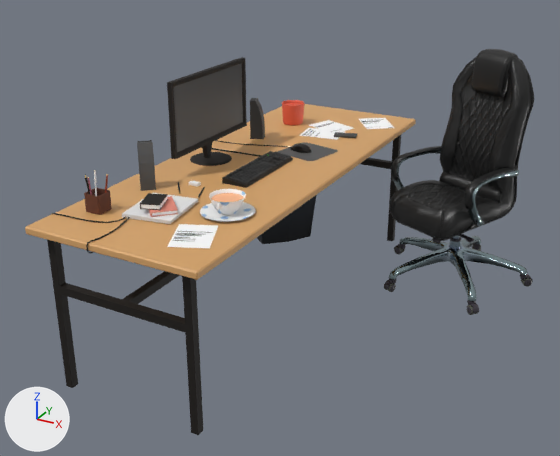
One commit to the glTF model frontend/public/3d_models/desk.glb: the scene before it, then after it.
The view is the same before and after, from a 50 mm lens placed at (16.1, -37.3, 24.0), pointed at (-3.8, -1.1, 6.0). The axes (+X, +Y, +Z) are drawn at lower left. The lights are the same throughout. Where no turn or scale is listed for an object, it has been applied to the vertices. Vertices at the same position are counted once.

Objects in the first picture: 'Books_Books_0', 'Desk_Desk_0', 'Desk_Desk_0.001', 'Mouse_wire_WIre_0', 'Mousepad_Mousepad_0', 'Notebook_Notebook_0', 'Object_4.006', 'PC_Keyboard_PC_Keyboard_0', 'PC_Monitor_PC_Monitor_0', 'PC_Monitor_PC_Screen_0', 'PC_Mouse_PC_Mouse_0', 'PC_Speaker_PC_Speakers_0', 'Paper_Paper_0', 'officeChair_phong1_0', 'pCylinder1_White_0'.
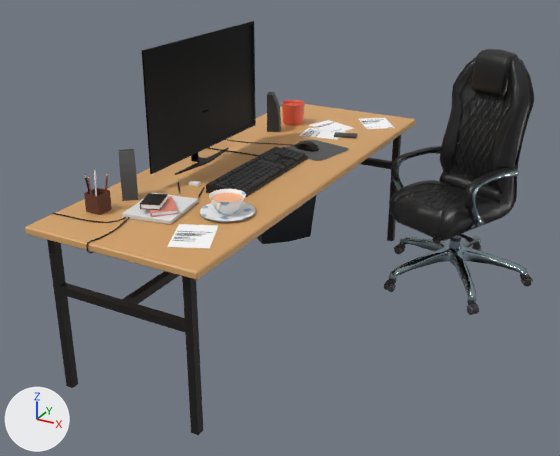
Pixel boxes (x1, y1, x2, y2) of what changed, in the pictures (560 x 456 px; the box of a moved part takes in the faces that stretch with it):
'Object_4.004', added (black): after (141, 21, 256, 175)
'PC_Monitor_PC_Screen_0', deleted: before (174, 63, 243, 152)
'PC_Speaker_PC_Speakers_0', reshaped, moved (27% wider, 17% taller): before (137, 98, 265, 191); after (118, 92, 281, 201)
'PC_Keyboard_PC_Keyboard_0', moved, rescaled: before (222, 151, 293, 188); after (206, 147, 308, 197)
'PC_Monitor_PC_Monitor_0', deleted (black): before (167, 57, 247, 166)
'Mousepad_Mousepad_0', moved, rescaled: before (278, 142, 338, 161); after (286, 140, 349, 161)
'PC_Mouse_PC_Mouse_0', moved, rescaled (19% wider, 18% taller): before (291, 143, 311, 153); after (295, 140, 319, 152)
'Mouse_wire_WIre_0', moved: before (215, 140, 291, 148); after (225, 139, 295, 146)
part 1 of me_pc_speaker_pc_speakers_0, moved or reshaped: before (250, 98, 265, 139); after (267, 92, 281, 132)
part 2 of me_pc_speaker_pc_speakers_0, moved or reshaped: before (137, 140, 156, 191); after (118, 149, 139, 201)

Edits to the bpy script that builds the scene:
```text
Add mat_material:
    mat_material = principled_material('Material')
    mat_material.base_color = (0.0087, 0.0087, 0.0087)  # black #171717
    mat_material.metallic = 1.0
    mat_material.roughness = 0.4
Change me_pc_speaker_pc_speakers_0:
    where me_pc_speaker_pc_speakers_0.from_pydata(...)  # 180 vertices, 352 faces; spans x -3.69..-1.99, y -7.05..5.0, z 9.3..11.85
    used by ob_pc_speaker_pc_speakers_0; location = (-6.31, 0.54, -0.25)
    me_pc_speaker_pc_speakers_0 part 1: the loose piece of 90 vertices spanning x -3.11..-1.99, y 3.92..5.0, z 9.3..11.85 is moved by (-2.25, 1.38, 0.0)
    me_pc_speaker_pc_speakers_0 part 2: the loose piece of 90 vertices spanning x -3.69..-2.51, y -7.05..-5.86, z 9.3..11.85 is moved by (-2.3, -2.18, 0.0)
Add me_object_0_003:
    me_object_0_003.from_pydata(...)  # 156 vertices, 292 faces; spans x -1.03..0.11, y -5.39..5.39, z -4.24..3.28
    me_object_0_003.materials.append(mat_material)  # black #171717
Change ob_mouse_wire_wire_0:
    ob_mouse_wire_wire_0.location: (-6.31, 2.68, -0.25) -> (-6.17, 3.18, -0.25)
Change ob_mousepad_mousepad_0:
    ob_mousepad_mousepad_0.location: (0.0, 0.0, 0.0) -> (0.0, 0.292, 0.0)
    ob_mousepad_mousepad_0.scale: (1.0, 1.0, 1.0) -> (1.14, 1.14, 1.14)
Change ob_pc_keyboard_pc_keyboard_0:
    ob_pc_keyboard_pc_keyboard_0.location: (0.0, 0.0, 0.0) -> (0.0, 0.863, 0.0)
    ob_pc_keyboard_pc_keyboard_0.scale: (1.0, 1.0, 1.0) -> (1.42, 1.42, 1.42)
Remove ob_pc_monitor_pc_monitor_0:
    ob_pc_monitor_pc_monitor_0 = bpy.data.objects.new('PC_Monitor_PC_Monitor_0', me_pc_monitor_pc_monitor_0)
    ob_pc_monitor_pc_monitor_0.location = (-6.31, 0.54, -0.25)
Remove ob_pc_monitor_pc_screen_0:
    ob_pc_monitor_pc_screen_0 = bpy.data.objects.new('PC_Monitor_PC_Screen_0', me_pc_monitor_pc_screen_0)
    ob_pc_monitor_pc_screen_0.location = (-6.31, 0.54, -0.25)
Change ob_pc_mouse_pc_mouse_0:
    ob_pc_mouse_pc_mouse_0.location: (0.0, 0.0, 0.0) -> (0.0, 0.0, -0.292)
    ob_pc_mouse_pc_mouse_0.scale: (1.0, 1.0, 1.0) -> (1.14, 1.14, 1.14)
Change ob_pc_speaker_pc_speakers_0:
    ob_pc_speaker_pc_speakers_0.location: (-6.31, 0.54, -0.25) -> (-3.9, 1.06, -0.25)
Add ob_object_4_004:
    ob_object_4_004 = bpy.data.objects.new('Object_4.004', me_object_0_003)
    ob_object_4_004.location = (-8.89, -0.78, 13.26)
```
